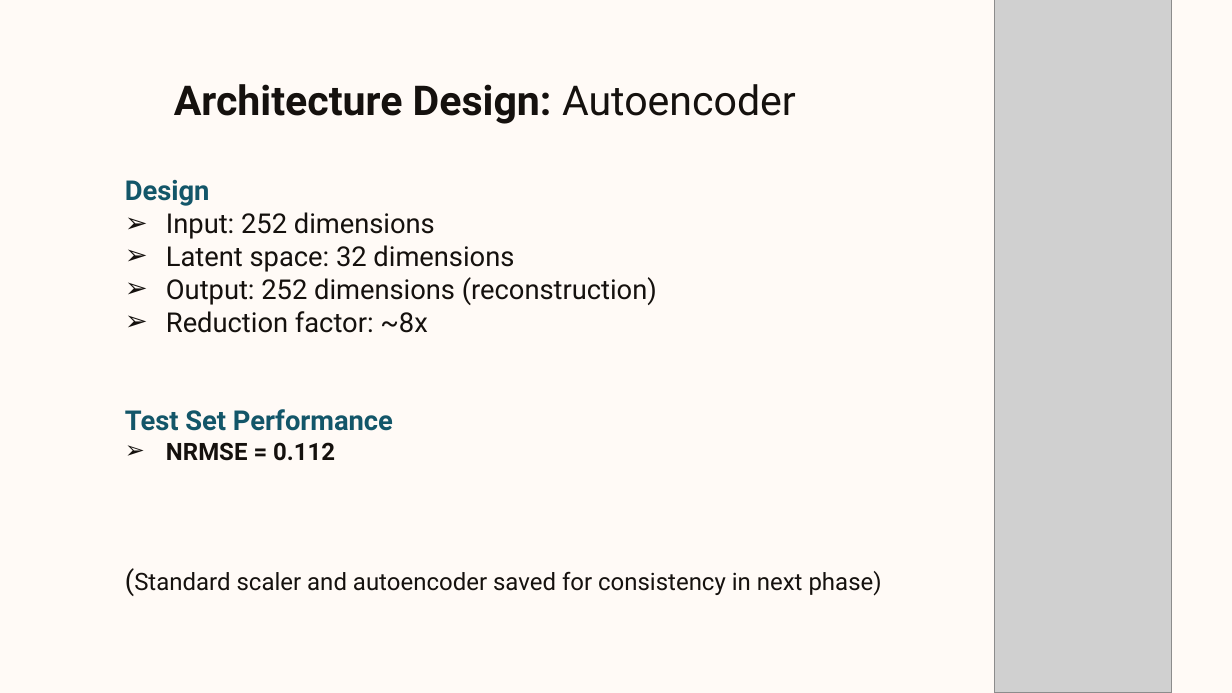
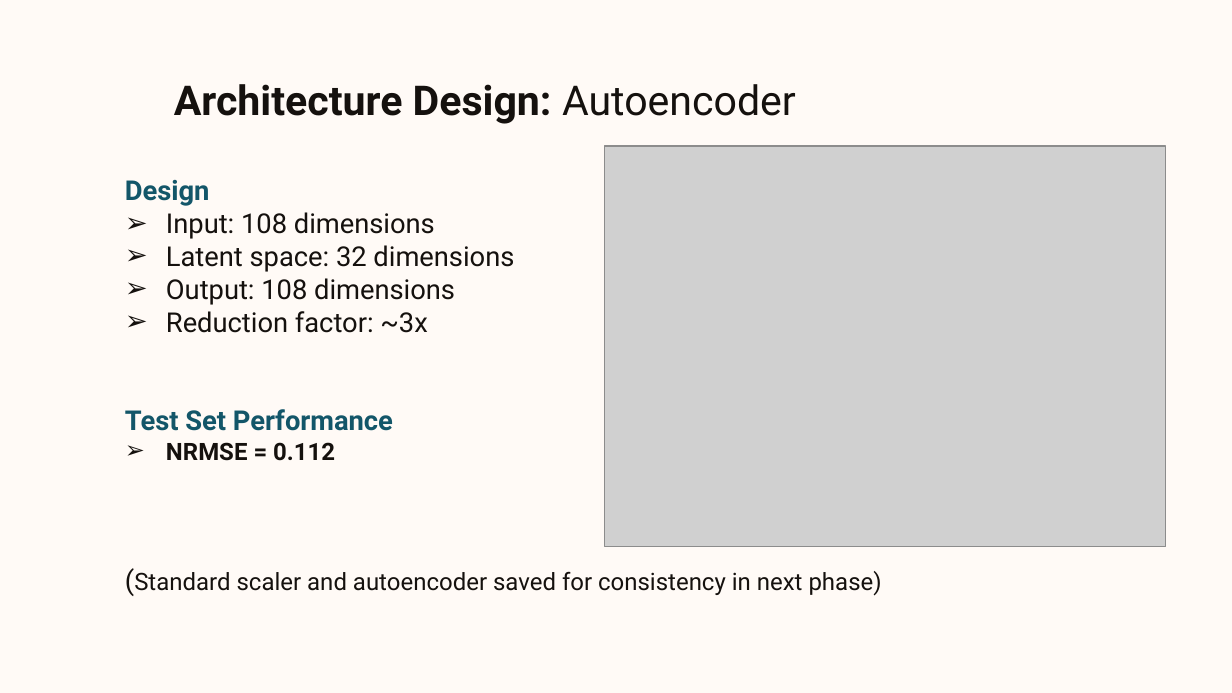
Before and after one commit to BernardoMChagas/Projeto, a slide deck: slide 17 of Wave Properties Forecasting.pptx (slide 18 before the commit). Drawn at 1232x693 pixels with LibreOffice and Linux fonts; fonts in the diff are those of the drawing; grey boxes stand for pictures; background and template pictures are left out. Boxes give left, top, right and bottom in pixels: in the first picture for what was removed or moved away, otherwise in the second. Text is boxed around its words. In the diff, an @@ line names an element or a change of style, - is before the commit and + after.

```diff
--- a/Wave Properties Forecasting.pptx
+++ b/Wave Properties Forecasting.pptx
@@ picture removed at <box>994,0,1172,692</box> @@
@@ picture added at <box>605,147,1165,547</box> @@
@@ subtitle at <box>166,212,435,239</box>: text changed @@
-➢ Input: 252 dimensions
+➢ Input: 108 dimensions
@@ subtitle at <box>166,278,455,333</box>: text changed @@
-➢ Output: 252 dimensions (reconstruction)
-➢ Reduction factor: ~8x
+➢ Output: 108 dimensions
+➢ Reduction factor: ~3x
```
Also in this commit, not shown: 18 other slides changed, 3 slides added, 5 slides removed, 7 other files.
